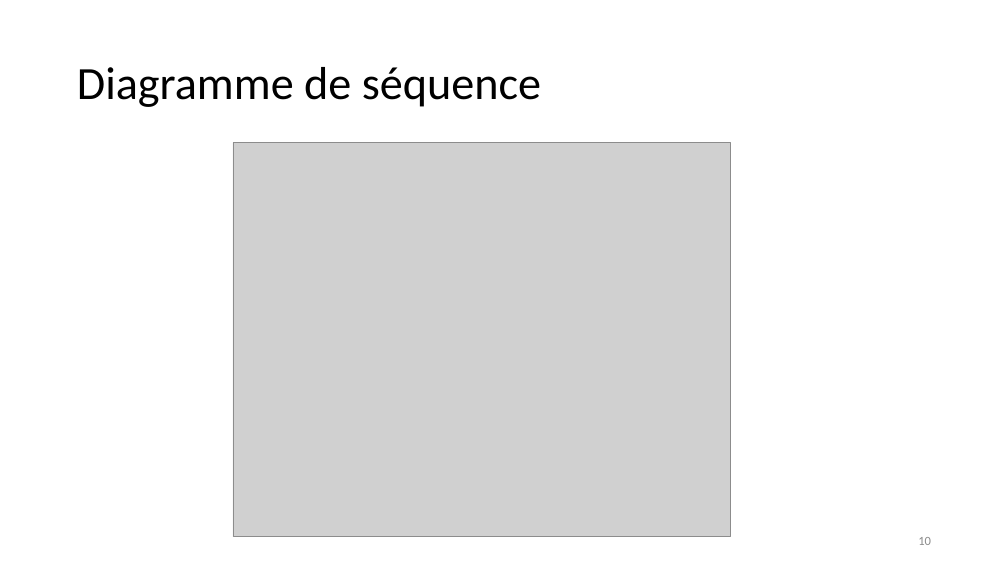
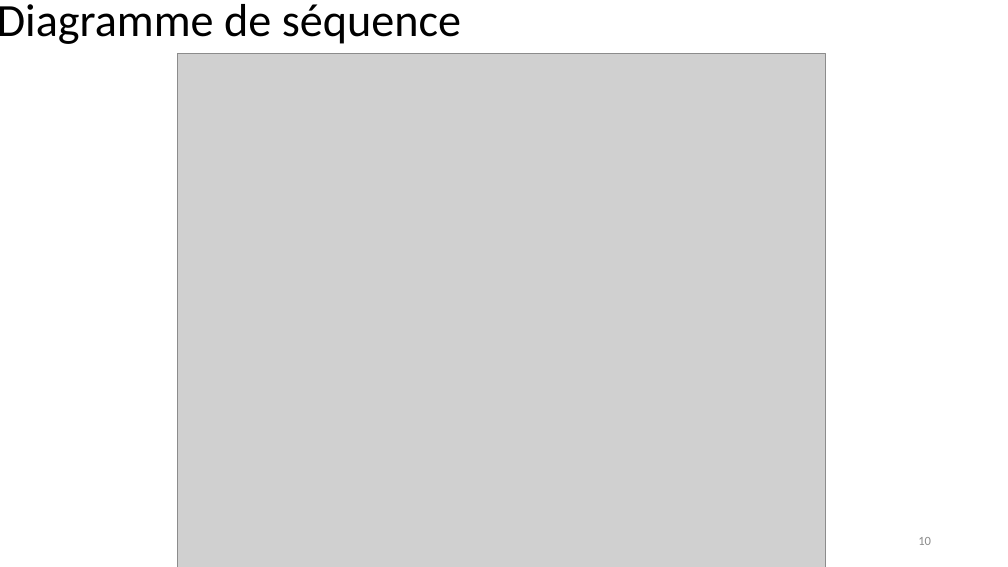
Before and after one commit to Damien-Collot/Repart, a slide deck: slide 10 of Présentation Repart.pptx. Drawn at 1008x567 pixels with LibreOffice and Linux fonts; fonts in the diff are those of the drawing; grey boxes stand for pictures. Boxes give left, top, right and bottom in pixels: in the first picture for what was removed or moved away, otherwise in the second. Text is boxed around its words. In the diff, an @@ line names an element or a change of style, - is before the commit and + after.

```diff
--- a/Présentation Repart.pptx
+++ b/Présentation Repart.pptx
@@ title "Diagramme de séquence": place and size @@
-title "Diagramme de séquence" at (77, 67, 541, 107)
+title "Diagramme de séquence" at (0, 4, 461, 44)
@@ picture: place and size @@
-picture at (233, 143, 730, 537)
+picture at (178, 54, 825, 567)
```
Also in this commit, not shown: 8 other slides changed, 2 slides added, 5 other files.
